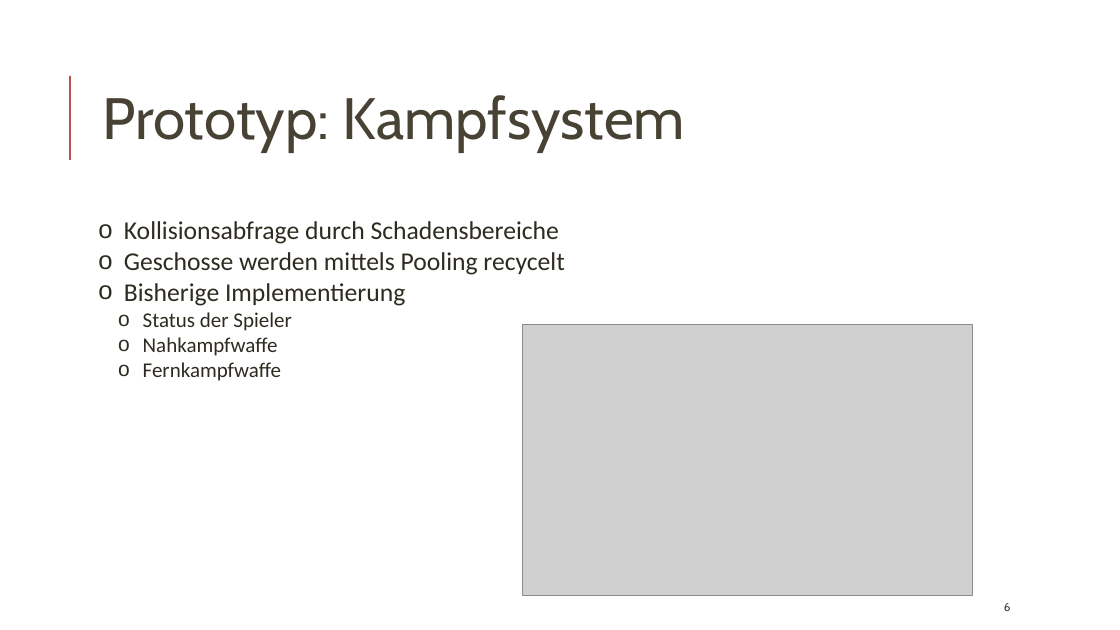
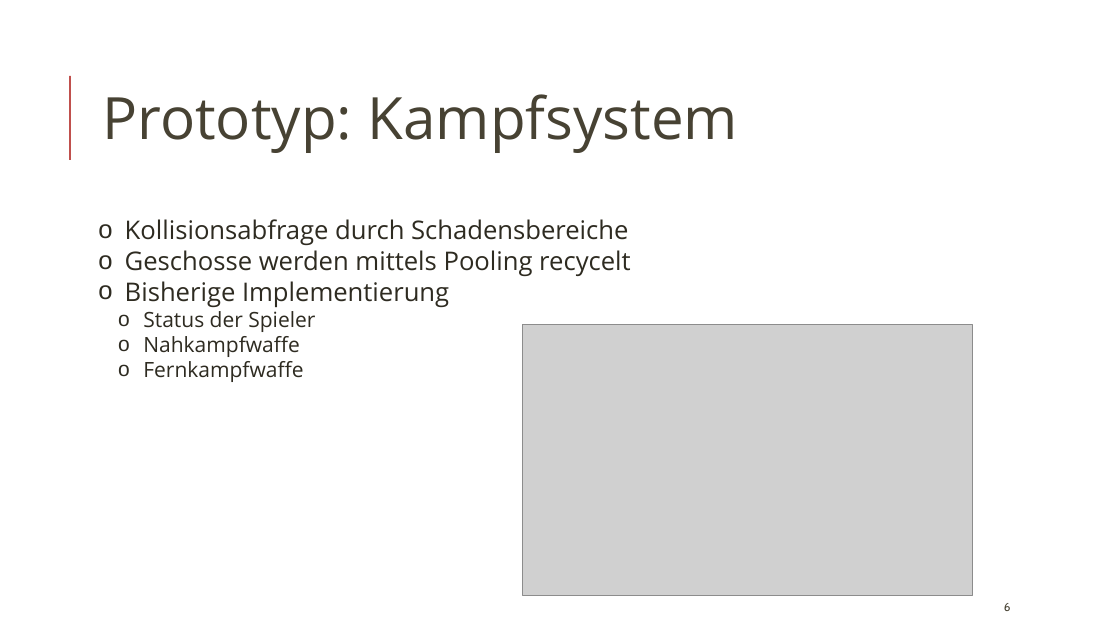
Before and after one commit to philipp-roscher/kpmi-15-2, a slide deck: slide 6 of ProofOfConcept-LOI.pptx. Drawn at 1120x630 pixels with LibreOffice and Linux fonts; fonts in the diff are those of the drawing; grey boxes stand for pictures. Boxes give left, top, right and bottom in pixels: in the first picture for what was removed or moved away, otherwise in the second. Text is boxed around its words. In the diff, an @@ line names an element or a change of style, - is before the commit and + after.

```diff
--- a/ProofOfConcept-LOI.pptx
+++ b/ProofOfConcept-LOI.pptx
@@ text "Prototyp: Kampfsystem" at (102,94,738,153): font Cabin to Open Sans @@
@@ text "Kollisionsabfrage durch Schadensbereiche" at (125,219,630,382): font Calibri to Open Sans @@
```
Also in this commit, not shown: 6 other slides changed, 1 slide added, 2 other files.
